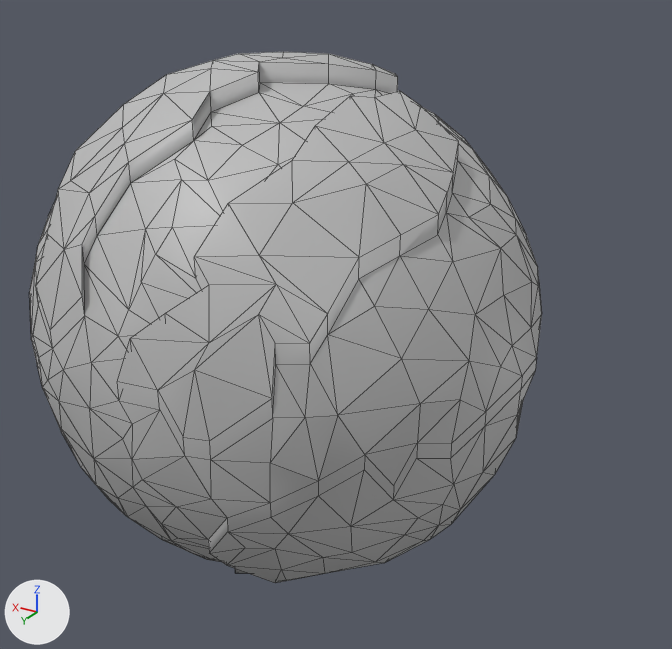
The FBX model Assets/_Prefabs/fbx/Ma_grosse_montage.fbx as it was, and as the next commit left it.
One viewpoint serves both versions: a 50 mm lens placed at (-21.9, 31.3, 15.7), pointed at (-3.0, -0.2, -0.1). The axes (+X, +Y, +Z) are drawn at lower left. The lights are the same throughout. Mesh edges are drawn as thin lines. Where no turn or scale is listed for an object, it has been applied to the vertices.

The first picture shows 'grosse'.
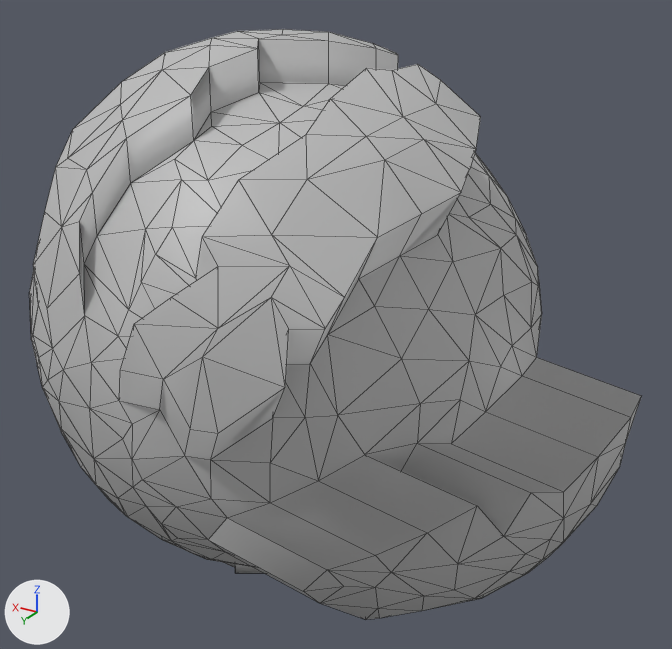
Commit message: ma grosse montagne

Changed parts and their boxes (x1, y1, x2, y2) in the pictures (672 x 649 px; the box of a moved part takes in the faces that stretch with it):
'grosse', reshaped (19% wider, 11% taller)
    before: (29, 52, 542, 583)
    after: (29, 29, 641, 620)
part 1 of me_mesh, moved or reshaped
    before: (208, 357, 537, 583)
    after: (209, 357, 641, 620)
part 2 of me_mesh, moved or reshaped
    before: (117, 91, 459, 460)
    after: (119, 64, 481, 460)
part 3 of me_mesh, moved or reshaped
    before: (36, 52, 398, 348)
    after: (33, 29, 398, 348)

Patch to the scene script:
```diff
--- a/Assets/_Prefabs/fbx/Ma_grosse_montage.fbx.py
+++ b/Assets/_Prefabs/fbx/Ma_grosse_montage.fbx.py
@@ me_mesh @@
 # used by ob_grosse; location = (-0.76, -0.94, 0.06)
-me_mesh.from_pydata(...)  # 630 vertices, 1134 faces; spans x -10.9..10.9, y -11.8..11.8, z -11.1..11.1
+me_mesh.from_pydata(...)  # 630 vertices, 1134 faces; spans x -15.0..10.9, y -11.8..12.8, z -11.1..12.0
+# me_mesh part 1: 43 of the vertices in x -10.9..-2.4, y -1.1..10.4, z -9.5..-0.7 are moved by (-4.2, 0.0, 0.0)
+# me_mesh part 2: 36 of the vertices in x -8.4..-0.2, y 0.5..11.8, z -0.3..10.1 are moved by (-1.2, 1.0, 1.2)
+# me_mesh part 3: 32 of the vertices in x -3.8..5.5, y -2.3..11.2, z 2.2..11.1 are moved by (0.0, 0.0, 0.8)
 me_mesh.materials.append(mat_lambert3)
```
